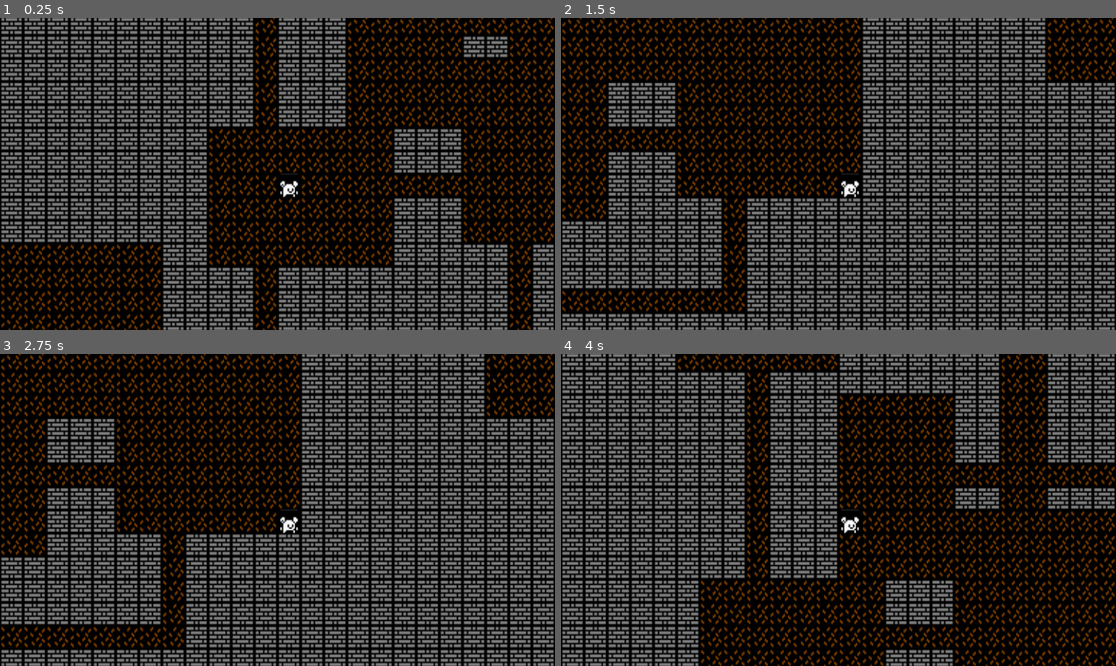
Above: before the commit, frames 1-4 (two rows, left to right).
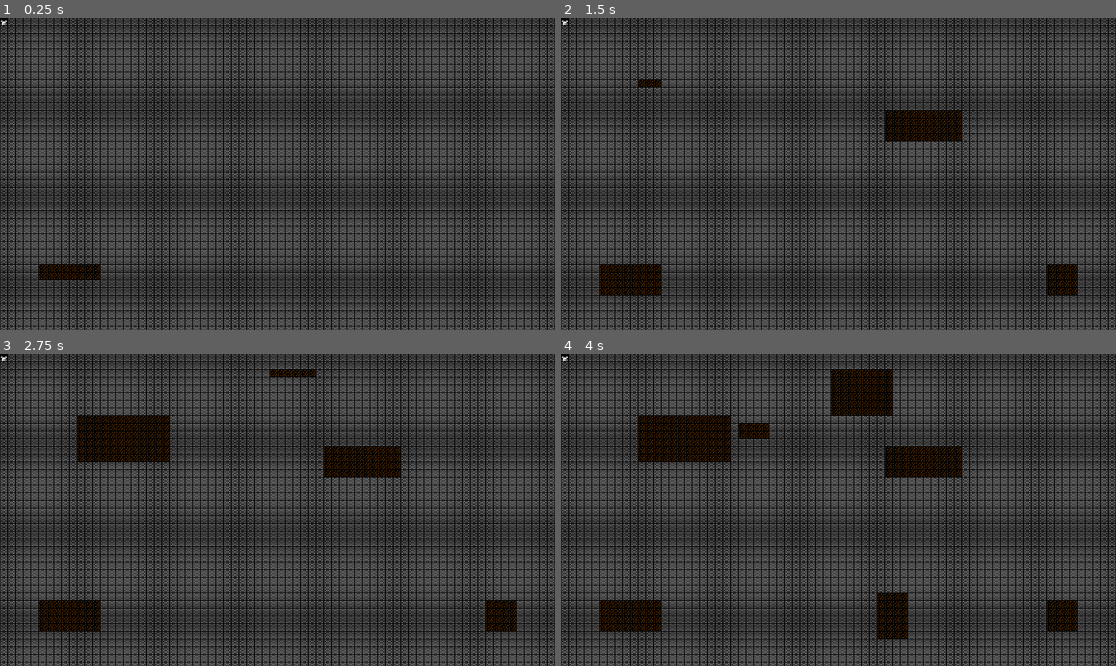
Above: after the commit, the same moments.

Repository: mat148/RougeLikeDev-2024-Take-2
Game: Godot game, scene res://src/Game/game.tscn
The game is run twice, just before and just after one commit, with the same random seed, the same clock (stepped at 60 frames per second) and the same inputs.
Inputs:
- Up to frame 1 (0.25 s): no input
- Up to frame 2 (1.5 s): hold Right (ui_right) 0.53-1.28 s; hold Down (ui_down) from 1.28 s (still down)
- Up to frame 3 (2.75 s): release Down (ui_down) at 2.03 s; hold Right (ui_right) from 2.03 s (still down)
- Up to frame 4 (4 s): release Right (ui_right) at 2.78 s; hold Up (ui_up) 2.78-3.53 s; hold Left (ui_left) from 3.53 s (still down)

The runs differ from the first frame. In frame 1, 71% of the frame differs, in the area x 0-100%, y 0-100%; in frame 2, 71%; in frame 3, 70%; in frame 4, 70%.

Commit message:
Maze issues

Diff:
--- /dev/null
+++ b/assets/definitions/tiles/tile_definition_tree.tres
@@ -0,0 +1,16 @@
+[gd_resource type="Resource" script_class="TileDefinition" load_steps=4 format=3 uid="uid://dpg0plio8gupw"]
+
+[ext_resource type="Script" path="res://src/Map/tile_definition.gd" id="1_fgl3n"]
+[ext_resource type="Texture2D" uid="uid://eda6dnpl0wd1" path="res://assets/images/monochrome_packed.png" id="2_meheh"]
+
+[sub_resource type="AtlasTexture" id="AtlasTexture_oei0g"]
+atlas = ExtResource("2_meheh")
+region = Rect2(0, 16, 16, 16)
+
+[resource]
+script = ExtResource("1_fgl3n")
+texture = SubResource("AtlasTexture_oei0g")
+color_lit = Color(1, 1, 1, 1)
+color_dark = Color(1, 1, 1, 1)
+is_walkable = true
+is_transparent = true
--- a/project.godot
+++ b/project.godot
@@ -15,6 +15,16 @@
 config/features=PackedStringArray("4.2", "GL Compatibility")
 config/icon="res://icon.svg"
 
+[autoload]
+
+Global="*res://src/Utils/global.gd"
+
+[file_customization]
+
+folder_colors={
+"res://_ideas/": "yellow"
+}
+
 [rendering]
 
 renderer/rendering_method="gl_compatibility"
--- a/src/Entities/Actors/Actions/action.gd
+++ b/src/Entities/Actors/Actions/action.gd
@@ -2,5 +2,5 @@
 extends RefCounted
 
 
-func perform(game: Game, entity: Entity) -> void:
+func perform(_game: Game, _entity: Entity) -> void:
 	pass
--- a/src/Entities/Actors/Actions/escape_action.gd
+++ b/src/Entities/Actors/Actions/escape_action.gd
@@ -2,5 +2,5 @@
 extends Action
 
 
-func perform(game: Game, entity: Entity) -> void:
+func perform(game: Game, _entity: Entity) -> void:
 	game.get_tree().quit()
--- a/src/Game/game.gd
+++ b/src/Game/game.gd
@@ -16,13 +16,13 @@
 	remove_child(camera)
 	player.add_child(camera)
 	entities.add_child(player)
-	map.generate(player)
+	map.generate(player, tile_size)
 
 
-func _physics_process(_delta: float) -> void:
-	var action: Action = event_handler.get_action()
-	if action:
-		action.perform(self, player)
+#func _physics_process(_delta: float) -> void:
+	#var action: Action = event_handler.get_action()
+	#if action:
+		#action.perform(self, player)
 
 
 func get_map_data() -> MapData:
--- a/src/Game/game.tscn
+++ b/src/Game/game.tscn
@@ -3,7 +3,7 @@
 [ext_resource type="Script" path="res://src/Game/game.gd" id="1_br1ub"]
 [ext_resource type="Script" path="res://src/Game/event_handler.gd" id="2_hse8c"]
 [ext_resource type="Script" path="res://src/Map/map.gd" id="3_udh08"]
-[ext_resource type="Script" path="res://src/Map/dungeon_generator.gd" id="4_ag0b6"]
+[ext_resource type="Script" path="res://src/Map/rooms_and_mazes_generator.gd" id="4_qloh1"]
 
 [node name="Game" type="Node2D"]
 script = ExtResource("1_br1ub")
@@ -15,9 +15,11 @@
 script = ExtResource("3_udh08")
 
 [node name="DungeonGenerator" type="Node" parent="Map"]
-script = ExtResource("4_ag0b6")
+script = ExtResource("4_qloh1")
 
 [node name="Entities" type="Node2D" parent="."]
 
 [node name="Camera2D" type="Camera2D" parent="."]
+visible = false
+enabled = false
 zoom = Vector2(3, 3)
--- a/src/Map/map.gd
+++ b/src/Map/map.gd
@@ -2,10 +2,10 @@
 extends Node2D
 
 var map_data: MapData
-@onready var dungeon_generator: DungeonGenerator = $DungeonGenerator
+@onready var dungeon_generator = $DungeonGenerator
 
-func generate(player: Entity) -> void:
-	map_data = dungeon_generator.generate_dungeon(player)
+func generate(player: Entity, tile_size: int) -> void:
+	map_data = await dungeon_generator.generate_dungeon(player, tile_size)
 	_place_tiles()
 
 func _place_tiles() -> void:
--- a/src/Map/map_data.gd
+++ b/src/Map/map_data.gd
@@ -4,8 +4,10 @@
 const tile_types = {
 	"floor": preload("res://assets/definitions/tiles/tile_definition_floor.tres"),
 	"wall": preload("res://assets/definitions/tiles/tile_definition_wall.tres"),
+	"tree": preload("res://assets/definitions/tiles/tile_definition_tree.tres"),
 }
 
+var area: Rect2i
 var width: int
 var height: int
 var tiles: Array[Tile]
@@ -14,6 +16,7 @@
 func _init(map_width: int, map_height: int) -> void:
 	width = map_width
 	height = map_height
+	area = Rect2i(0, 0, map_width, map_height)
 	_setup_tiles()
 
 
@@ -25,6 +28,8 @@
 			var tile := Tile.new(tile_position, tile_types.wall)
 			tiles.append(tile)
 
+func is_tile_in_bounds(tile: Tile) -> bool:
+	return tiles.has(tile)
 
 func is_in_bounds(coordinate: Vector2i) -> bool:
 	return (
--- /dev/null
+++ b/src/Map/rooms_and_mazes_generator.gd
@@ -0,0 +1,290 @@
+##Original code by Bob Nystrom in Dart
+#Article: https://journal.stuffwithstuff.com/2014/12/21/rooms-and-mazes/
+#Dart code: https://github.com/munificent/hauberk/blob/db360d9efa714efb6d937c31953ef849c7394a39/lib/src/content/dungeon.dart
+
+class_name RoomsAndMazes
+extends Node
+
+@export var map_width: int = 81
+@export var map_height: int = 45
+
+var numRoomTries: int = 80
+
+# The inverse chance of adding a connector between two regions that have
+# already been joined. Increasing this leads to more loosely connected
+# dungeons.
+var extraConnectorChance: int = 20
+
+# Increasing this allows rooms to be larger.
+var roomExtraSize: int = 0
+
+var windingPercent: float = 0.3
+
+var dungeon: MapData
+
+# For each open position in the dungeon, the index of the connected region
+# that that position is a part of.
+var _rooms: Array[Rect2i] = []
+
+var _regions: Array[int] = []
+
+# The index of the current region being carved.
+var _currentRegion: int = -1
+
+var _rng := RandomNumberGenerator.new()
+
+var tile_size: int = 0
+
+func _ready() -> void:
+	_rng.randomize()
+
+func generate_dungeon(player, new_tile_size) -> MapData:
+	tile_size = new_tile_size
+	if map_width % 2 == 0 || map_height % 2 == 0:
+		printerr("The stage must be odd-sized.")
+		return
+
+	dungeon = MapData.new(map_width, map_height)
+	get_parent().map_data = dungeon
+	get_parent()._place_tiles()
+
+	await _addRooms()
+
+	#get_parent().map_data = dungeon
+	#get_parent()._place_tiles()
+
+	# Fill in all of the empty space with mazes.
+	for y in range(1, dungeon.height):
+		for x in range(1, dungeon.width):
+			var pos = Vector2i(x, y)
+
+			#TODO check if tile is a wall
+			if (!dungeon.get_tile(pos).is_walkable()):
+				await _growMaze(pos)
+
+	#_connectRegions();
+	#_removeDeadEnds();
+#
+	#_rooms.forEach(onDecorateRoom);
+
+	return dungeon
+
+func _addRooms() -> void:
+	for i in range(0, numRoomTries):
+		# Pick a random room size. The funny math here does two things:
+		# - It makes sure rooms are odd-sized to line up with maze.
+		# - It avoids creating rooms that are too rectangular: too tall and
+		#   narrow or too wide and flat.
+		# TODO: This isn't very flexible or tunable. Do something better here.
+		var size = _rng.randi_range(1, 3 + roomExtraSize) * 2 + 1
+		var rectangularity = _rng.randi_range(0, 1 + size / 2) * 2
+		var width = size
+		var height = size
+
+		if _rng.randi_range(1, 2) == 1:
+			width += rectangularity
+		else:
+			height += rectangularity
+
+		var x: int = _rng.randi_range(0, dungeon.width - width - 1)
+		var y: int = _rng.randi_range(0, dungeon.height - height - 1)
+		var new_room = Rect2i(x, y, width, height);
+
+		var has_intersections := false
+		for room in _rooms:
+			if room.intersects(new_room):
+				has_intersections = true
+				break
+		if has_intersections:
+			continue
+
+		_rooms.append(new_room)
+
+		_startRegion()
+
+		await _carve_room(dungeon, new_room)
+
+func _startRegion() -> void:
+	_currentRegion += 1
+
+# Implementation of the "growing tree" algorithm from here:
+# http://www.astrolog.org/labyrnth/algrithm.htm.
+
+
+func _growMaze(start: Vector2i) -> void:
+	var cells: Array[Vector2i] = []
+
+	#Can we carve start?
+	if _canCarve(start, Vector2.ZERO):
+		await _carve_tile(start, 0.03, 'tree')
+		cells.append(start);
+
+	while !cells.is_empty():
+		var cell = cells.back()
+		var lastDir
+
+		print('cell: ', cell)
+
+		# See which adjacent cells are open.
+		var unmadeCells: Array[Vector2i] = [];
+
+		var Direction = [
+			Vector2i(0, -1), #UP
+			Vector2i(1, 0), #RIGHT
+			Vector2i(0, 1), #DOWN
+			Vector2i(-1, 0) #LEFT
+		]
+		for dir in Direction:
+			if (_canCarve(cell, dir)):
+				unmadeCells.append(dir)
+				#cells.append(cell + dir)
+				#await _carve_tile(cell + dir, 0.03, 'tree')
+
+		if !unmadeCells.is_empty():
+			 #Based on how "windy" passages are, try to prefer carving in the
+			 #same direction.
+
+			var move_dir = unmadeCells[_rng.randi_range(0, unmadeCells.size() - 1)]
+			#if lastDir && unmadeCells.has(lastDir) && _rng.randf() > windingPercent:
+				#move_dir = lastDir
+			#else:
+				#move_dir = unmadeCells[_rng.randi_range(0, unmadeCells.size() - 1)]
+				#print('move direction: ', move_dir)
+
+			var cell_to_carve = cell + move_dir
+			print('carve cell: ', cell_to_carve)
+			await _carve_tile(cell_to_carve, 0.03, 'tree')
+			#cell_to_carve = cell + move_dir * 2
+			#print('carve cell 2: ', cell_to_carve)
+			#await _carve_tile(cell_to_carve, 0.03, 'tree')
+
+			cells.append(cell + move_dir);
+			lastDir = cell
+		else:
+			# No adjacent uncarved cells.
+			cells.pop_back()
+#
+			# This path has ended.
+			lastDir = null
+
+
+
+#func _growMaze(start: Vector2i) -> void:
+	#var cells: Array[Vector2i] = []
+	#var lastDir
+	#
+	#print('start: ', start)
+#
+	#_startRegion();
+	#if _canCarve(start, Vector2.ZERO):
+		#await _carve_tile(start, 0.03, 'tree')
+		#cells.append(start);
+	#
+	#while !cells.is_empty():
+		#var cell = cells.back()
+		#print('cell: ', cell)
+#
+		## See which adjacent cells are open.
+		#var unmadeCells: Array[Vector2i] = [];
+#
+		#var Direction = [
+			#Vector2i(0, -1), #UP
+			##Vector2i(1, -1), #UP & RIGHT
+			#Vector2i(1, 0), #RIGHT
+			##Vector2i(1, 1), #RIGHT & DOWN
+			#Vector2i(0, 1), #DOWN
+			##Vector2i(-1, 1), #DOWN & LEFT
+			#Vector2i(-1, 0) #LEFT
+		#]
+		#for dir in Direction:
+			#if (_canCarve(cell, dir)): unmadeCells.append(dir)
+				##cells.append(cell + dir)
+		#
+		#if !unmadeCells.is_empty():
+			 ##Based on how "windy" passages are, try to prefer carving in the
+			 ##same direction.
+			#
+			#var move_dir
+			#if lastDir && unmadeCells.has(lastDir) && _rng.randf() > windingPercent:
+				#move_dir = lastDir
+			#else:
+				#move_dir = unmadeCells[_rng.randi_range(0, unmadeCells.size() - 1)]
+				#print('move direction: ', move_dir)
+			#
+			#var cell_to_carve = cell + move_dir
+			#print('carve cell 1: ', cell_to_carve)
+			#await _carve_tile(cell_to_carve, 0.03, 'tree')
+			##cell_to_carve = cell + move_dir * 2
+			##print('carve cell 2: ', cell_to_carve)
+			##await _carve_tile(cell_to_carve, 0.03, 'tree')
+			#
+			#cells.append(cell + move_dir * 2);
+			#lastDir = cell
+		#else:
+			## No adjacent uncarved cells.
+			#cells.pop_back()
+##
+			## This path has ended.
+			#lastDir = null
+
+func _carve_tile(tile_position: Vector2i, speed: float, type: String = 'floor') -> void:
+	var tile_type = dungeon.tile_types[type]
+	var tile: Tile = dungeon.get_tile(tile_position)
+	tile.set_tile_type(tile_type)
+	#_regions[dungeon.grid_to_index(tile_position)] = _currentRegion
+
+	if speed > 0:
+		await Global.wait(speed)
+
+func _carve_room(dungeon: MapData, room: Rect2i) -> void:
+	var inner: Rect2i = room.grow(-1)
+	for y in range(inner.position.y, inner.end.y + 1):
+		for x in range(inner.position.x, inner.end.x + 1):
+			await _carve_tile(Vector2i(x, y), 0.000001)
+
+#func _canCarve(pos: Vector2i, direction: Vector2) -> bool:
+	## Must end in bounds.
+	#if (!bounds.contains(pos + direction * 3)) return false;
+#
+	## Destination must not be open.
+	#return getTile(pos + direction * 2) == Tiles.wall;
+
+# Gets whether or not an opening can be carved from the given starting
+# [Cell] at [pos] to the adjacent Cell facing [direction]. Returns `true`
+# if the starting Cell is in bounds and the destination Cell is filled
+# (or out of bounds).</returns>
+func _canCarve(cell: Vector2i, dir_to_cell_neighbor: Vector2i) -> bool:
+	var Direction = [
+		Vector2i(0, -1), #UP
+		Vector2i(1, -1), #UP & RIGHT
+		Vector2i(1, 0), #RIGHT
+		Vector2i(1, 1), #RIGHT & DOWN
+		Vector2i(0, 1), #DOWN
+		Vector2i(-1, 1), #DOWN & LEFT
+		Vector2i(-1, 0), #LEFT
+		Vector2i(-1, -1) #LEFT & UP
+	]
+
+	#check is cell is inside the dungeon
+	if !dungeon.area.grow(-1).has_point(cell + dir_to_cell_neighbor): return false
+	return !dungeon.get_tile(cell + dir_to_cell_neighbor * 2).is_walkable()
+
+	#check in 8 directions around cell
+	#except cell?
+	#for dir in Direction:
+		#var tile_vector = cell + dir_to_cell_neighbor + dir
+		#
+		#if tile_vector != cell:
+			#var tile = dungeon.get_tile(tile_vector)
+			#if !dungeon.area.grow(0).has_point(tile_vector):
+				#return false
+			#if tile.is_walkable():
+				#return false
+	#
+	#return true
+
+	#Look around new position for walkable area
+
+	#TODO modify to check if this is a wall
+	#var tile = dungeon.get_tile(pos + direction * 2)
+	#return !tile.is_walkable()
--- a/src/Map/tile.gd
+++ b/src/Map/tile.gd
@@ -1,7 +1,7 @@
 class_name Tile
 extends Sprite2D
 
-var _definition: TileDefinition
+@export var _definition: TileDefinition
 
 
 func _init(grid_position: Vector2i, tile_definition: TileDefinition) -> void:
--- /dev/null
+++ b/src/Utils/global.gd
@@ -0,0 +1,4 @@
+extends Node
+
+func wait(seconds: float) -> void:
+	await get_tree().create_timer(seconds).timeout
Not shown, added: _ideas/todo.xml
Not shown, added: .DS_Store
